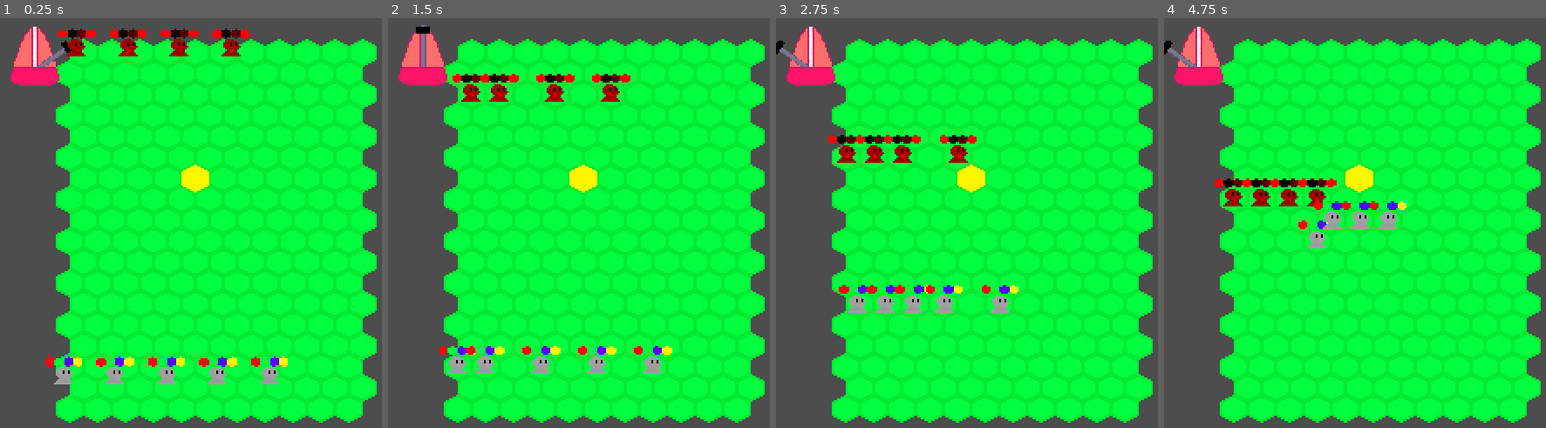
Above: before the commit, frames 1-4 (left to right).
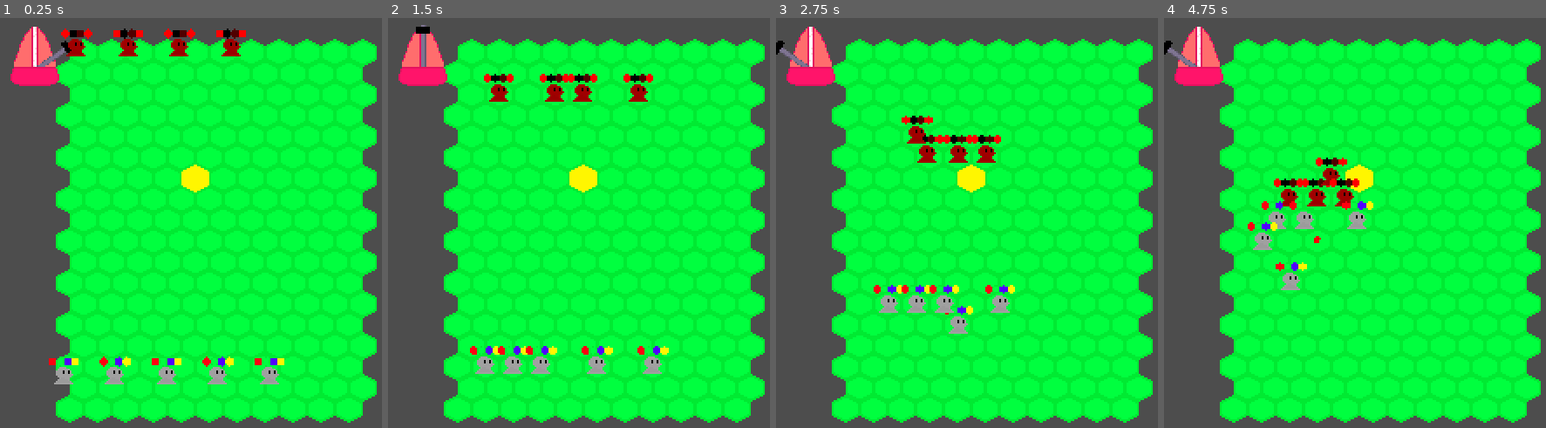
Above: after the commit, the same moments.

Repository: Kaplin86/engrams-of-chaos
Game: Godot game, scene res://main.tscn
Two runs of this game, one before a commit and one after it. Both use one fixed random seed, a clock stepped at 60 frames per second and the inputs below.
Inputs (mouse positions are in pixels of both pictures, inside the frame that each line leads up to):
- Up to frame 1 (0.25 s): no input
- Up to frame 2 (1.5 s): tap Enter at 0.5 s; move the mouse to (outside the picture) at 0.52 s; click (outside the picture) at 0.67 s; move the mouse to (556, 247) at 1.27 s; click (556, 247) at 1.42 s
- Up to frame 3 (2.75 s): move the mouse to (1112, 136) at 2.02 s; click (1112, 136) at 2.17 s
- Up to frame 4 (4.75 s): move the mouse to (1416, 309) at 2.77 s; click (1416, 309) at 2.92 s; move the mouse to (outside the picture) at 3.52 s; click (outside the picture) at 3.67 s; move the mouse to (1274, 165) at 4.27 s; click (1274, 165) at 4.42 s

The runs differ from the first frame. In frame 1, 0.6% of the frame differs, in the area x 11-76%, y 2-86%; in frame 2, 1.9%; in frame 3, 2.6%; in frame 4, 2.8%, in the area x 13-64%, y 34-67%.

Commit message:
6 hour
I made it so units now have an attack speed which determines which ones attack the quickest. Added some more stuff for proper death timing. Also got ranged animations to work

Diff:
--- a/gameManager.gd
+++ b/gameManager.gd
@@ -37,5 +37,25 @@
 	print()
 	print("TICK             ")
 
+	units.shuffle()
+	var UnitsBySpeed = []
 	for E in units:
-		E.tick(secondsPerTick)
+		UnitsBySpeed.append({"unit":E,"speed":E.speed})
+
+	UnitsBySpeed.sort_custom(sortSpeed)
+
+	for E in UnitsBySpeed:
+		var unit : BaseUnit = E["unit"]
+
+		if not is_instance_valid(unit):
+			continue
+		if unit.hp <= 0:
+			unit.die()
+			continue
+
+
+
+		unit.tick(secondsPerTick)
+
+func sortSpeed(a, b):
+	return a.get("speed",0) < b.get("speed",0)
--- a/units/base_ranger/base_ranger.gd
+++ b/units/base_ranger/base_ranger.gd
@@ -4,8 +4,9 @@
 	animPlayer.stop()
 	animPlayer.speed_scale = 1 / timePerTick
 	if Target:
-		var theCurve : Curve2D = $VisualHolder/Path2D.curve
+		var theCurve : Curve2D = Curve2D.new()
 		theCurve.clear_points()
 		theCurve.add_point(Vector2(0,0))
-		theCurve.add_point(to_local(Target.global_position))
-		print(theCurve.get_baked_length())
+		theCurve.add_point($VisualHolder.to_local(board.map_to_local(Target.board_position)))
+		$VisualHolder/Path2D.curve = theCurve
+		animPlayer.play("attack")
--- a/units/base_ranger/base_ranger.tscn
+++ b/units/base_ranger/base_ranger.tscn
@@ -5,25 +5,11 @@
 [ext_resource type="Script" uid="uid://djh1oxwrnytgf" path="res://units/base_ranger/base_ranger.gd" id="2_uklsn"]
 
 [sub_resource type="Curve2D" id="Curve2D_65nh0"]
+resource_local_to_scene = true
 _data = {
-"points": PackedVector2Array(0, 0, 0, 0, 0, 0, 0, 0, 0, 0, 1629.46, -1034.58)
+"points": PackedVector2Array(0, 0, 0, 0, 0, 0, 0, 0, 0, 0, 88, 104)
 }
 point_count = 2
-
-[sub_resource type="Animation" id="Animation_uklsn"]
-resource_name = "attack"
-tracks/0/type = "value"
-tracks/0/imported = false
-tracks/0/enabled = true
-tracks/0/path = NodePath("VisualHolder/Path2D/PathFollow2D:progress_ratio")
-tracks/0/interp = 2
-tracks/0/loop_wrap = true
-tracks/0/keys = {
-"times": PackedFloat32Array(0, 1),
-"transitions": PackedFloat32Array(1, 1),
-"update": 0,
-"values": [0.0, 1.0]
-}
 
 [sub_resource type="Animation" id="Animation_wrr8k"]
 length = 0.001
@@ -39,6 +25,45 @@
 "update": 0,
 "values": [0.0]
 }
+tracks/1/type = "value"
+tracks/1/imported = false
+tracks/1/enabled = true
+tracks/1/path = NodePath("VisualHolder/Path2D/PathFollow2D/Projectile:visible")
+tracks/1/interp = 1
+tracks/1/loop_wrap = true
+tracks/1/keys = {
+"times": PackedFloat32Array(0),
+"transitions": PackedFloat32Array(1),
+"update": 1,
+"values": [false]
+}
+
+[sub_resource type="Animation" id="Animation_uklsn"]
+resource_name = "attack"
+tracks/0/type = "value"
+tracks/0/imported = false
+tracks/0/enabled = true
+tracks/0/path = NodePath("VisualHolder/Path2D/PathFollow2D:progress_ratio")
+tracks/0/interp = 2
+tracks/0/loop_wrap = true
+tracks/0/keys = {
+"times": PackedFloat32Array(0, 0.5),
+"transitions": PackedFloat32Array(1, 1),
+"update": 0,
+"values": [0.0, 1.0]
+}
+tracks/1/type = "value"
+tracks/1/imported = false
+tracks/1/enabled = true
+tracks/1/path = NodePath("VisualHolder/Path2D/PathFollow2D/Projectile:visible")
+tracks/1/interp = 1
+tracks/1/loop_wrap = true
+tracks/1/keys = {
+"times": PackedFloat32Array(0, 0.0333333, 0.533333),
+"transitions": PackedFloat32Array(1, 1, 1),
+"update": 1,
+"values": [false, true, false]
+}
 
 [sub_resource type="AnimationLibrary" id="AnimationLibrary_crgo8"]
 _data = {
@@ -46,23 +71,24 @@
 &"attack": SubResource("Animation_uklsn")
 }
 
-[node name="Unit" node_paths=PackedStringArray("animPlayer") instance=ExtResource("1_q6r5i")]
+[node name="Unit" instance=ExtResource("1_q6r5i")]
 script = ExtResource("2_uklsn")
-animPlayer = NodePath("anim2")
 range = 3
+speed = 0.9
 
 [node name="Path2D" type="Path2D" parent="VisualHolder" index="2"]
-scale = Vector2(0.0251618, 0.0251311)
 curve = SubResource("Curve2D_65nh0")
 
 [node name="PathFollow2D" type="PathFollow2D" parent="VisualHolder/Path2D" index="0"]
-rotation = -0.565702
+rotation = 0.868539
 
 [node name="Projectile" type="Sprite2D" parent="VisualHolder/Path2D/PathFollow2D" index="0"]
-scale = Vector2(1, 1)
+visible = false
+scale = Vector2(0.04, 0.04)
 texture = ExtResource("2_65nh0")
 
-[node name="anim2" type="AnimationPlayer" parent="." index="2"]
+[node name="anim" parent="." index="1"]
+root_node = NodePath("..")
 libraries = {
 &"": SubResource("AnimationLibrary_crgo8")
 }
--- a/units/base_unit/base_unit.gd
+++ b/units/base_unit/base_unit.gd
@@ -13,7 +13,7 @@
 @export var hp : int = 100
 @export var range : int = 1 ## The range of the attacks that a unit has. Will stop 'range' tiles away from an enemy.
 @export var damage : int = 15
-
+@export var speed : float = 1 ## Refers to the amount of attacks it will do per tick. This is also used to decide which unit moves first
 
 
 
@@ -27,6 +27,9 @@
 var visualPosition : Vector2 = Vector2(0,0) ## This defines where the visuals for the unit are. Updated every frame
 var timePerTick : float = 0.5 ## The amount of time between ticks. This value gets updated every tick
 var maxHP : int = hp ##The max HP of a unit
+
+var _hideNextTick = false
+var _is_dying = false
 
 func _ready() -> void:
 	visualPosition = board.map_to_local(board_position)
@@ -48,16 +51,22 @@
 		Target = NearestEnemy()
 
 
+
+
 	if Target:
-		var dist = board.cube_distance(Vector3i(board_position.x,board_position.y,0),Vector3i(Target.board_position.x,Target.board_position.y,0))
-		if dist <= range:
-			# ATTACK STATE
-			attack(Target)
-			print("i attack")
-		else:
-			# MOVE STATE
-			pathfind_and_move(Target.board_position)
-			print("i move")
+		if Target.hp <= 0:
+			Target = NearestEnemy()
+
+		if Target and Target.hp > 0:
+			var dist = board.cube_distance(Vector3i(board_position.x,board_position.y,0),Vector3i(Target.board_position.x,Target.board_position.y,0))
+			if dist <= range:
+				# ATTACK STATE
+				attack(Target)
+				print("i attack")
+			else:
+				# MOVE STATE
+				pathfind_and_move(Target.board_position)
+				print("i move")
 
 	visualPosition = board.map_to_local(board_position)
 
@@ -68,6 +77,8 @@
 
 func onHit(damageToTake,attacker : BaseUnit = null): ## Runs when the unit gets hit
 	hp -= damageToTake
+	if hp <= 0:
+		die()
 
 func attackAnim(): ## Plays for the attack animation
 	animPlayer.stop()
@@ -130,7 +141,11 @@
 	board_position = board.get_neighbor_cell(board_position,angle)
 
 func die(): ## This function is called when the unit dies
-	gameManagerObject.units.erase(self)
+	if _is_dying:
+		return
+	_is_dying = true
+	if gameManagerObject:
+		gameManagerObject.units.erase(self)
 	visible = false
 	queue_free()
 
--- a/units/base_unit/base_unit.tscn
+++ b/units/base_unit/base_unit.tscn
@@ -77,12 +77,12 @@
 texture = ExtResource("1_q00he")
 
 [node name="TextureProgressBar" type="TextureProgressBar" parent="VisualHolder"]
-offset_left = -11.0
+offset_left = -9.0
 offset_top = -12.0
-offset_right = 53.0
+offset_right = 55.0
 offset_bottom = 4.0
-scale = Vector2(0.336007, 0.336007)
-value = 83.0
+scale = Vector2(0.273443, 0.3169)
+value = 100.0
 texture_progress = ExtResource("3_oey5r")
 
 [node name="anim" type="AnimationPlayer" parent="."]
